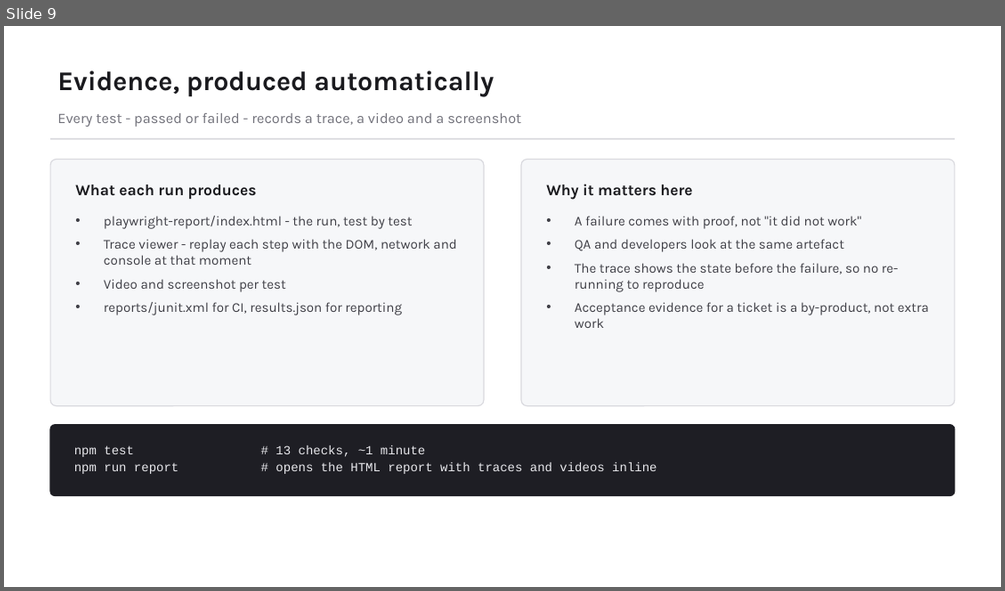
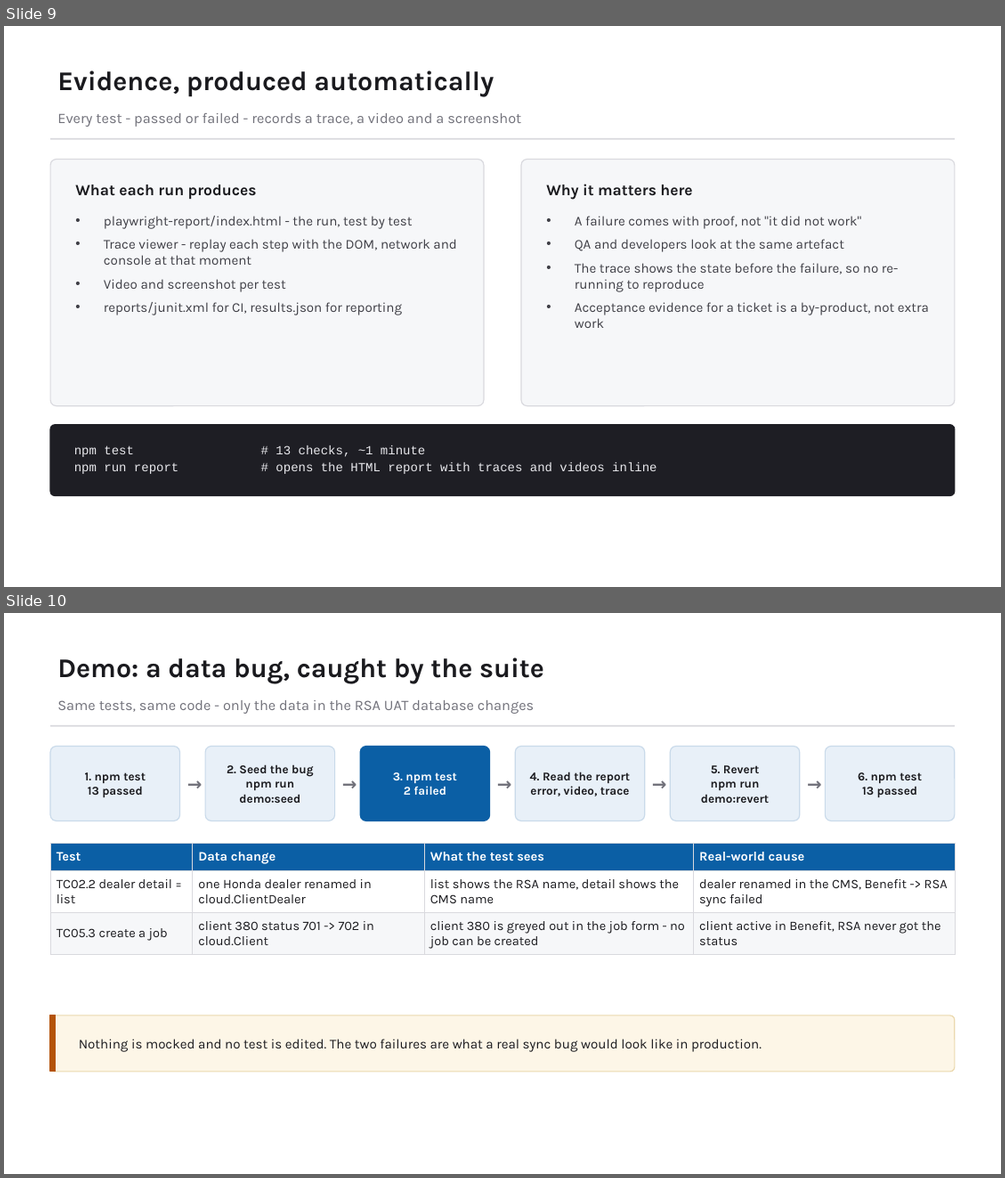
Before and after one commit to bulubuloa/AS.APAC.AI.Workshop, a slide deck: presentations/Web_Test_Automation_Playwright.pptx. Shown one above the other, each under a label of ours: slide 9 before the commit, slides 9 and 10 after it. The pictures are 1005x591 and 1005x1178 pixels, drawn with LibreOffice and Linux fonts; fonts in the diff are those of the drawing. Boxes give left, top, right and bottom in pixels: in the first picture for what was removed or moved away, otherwise in the second. Text is boxed around its words. In the diff, an @@ line names an element or a change of style, - is before the commit and + after.

Commit message:
Web demo: seed two real data bugs on UAT, red run, revert - deck slides with rehearsal output

```diff
--- a/presentations/Web_Test_Automation_Playwright.pptx
+++ b/presentations/Web_Test_Automation_Playwright.pptx
@@ slide 10 added at (4, 613, 1001, 1174), background #FFFFFF @@
@@ text added at (57, 657, 544, 684), 26 pt, text #1A1A1E, bold @@
+Demo: a data bug, caught by the suite
@@ text added at (57, 700, 534, 714), 14 pt, text #71717A @@
+Same tests, same code - only the data in the RSA UAT database changes
@@ rectangle added at (50, 725, 955, 727), fill #D9D9DE @@
@@ rounded rectangle added at (50, 747, 179, 821), fill #E8F0F8, outline #C9DAEA 1 pt @@
@@ text added at (85, 772, 146, 797), 11.5 pt, text #1A1A1E, bold @@
+1. npm test
+13 passed
@@ text added at (179, 747, 205, 821), 17 pt, text #71717A, bold @@
+→
@@ rounded rectangle added at (205, 747, 334, 821), fill #E8F0F8, outline #C9DAEA 1 pt @@
@@ text added at (226, 764, 313, 803), 11.5 pt, text #1A1A1E, bold @@
+2. Seed the bug
+npm run demo:seed
@@ text added at (334, 747, 360, 821), 17 pt, text #71717A, bold @@
+→
@@ rounded rectangle added at (360, 747, 489, 821), fill #0B5FA5, outline #0B5FA5 1 pt @@
@@ text added at (393, 772, 457, 795), 11.5 pt, text #FFFFFF, bold @@
+3. npm test
+2 failed
@@ text added at (490, 747, 516, 821), 17 pt, text #71717A, bold @@
+→
@@ rounded rectangle added at (516, 747, 645, 821), fill #E8F0F8, outline #C9DAEA 1 pt @@
@@ text added at (530, 771, 630, 796), 11.5 pt, text #1A1A1E, bold @@
+4. Read the report
+error, video, trace
@@ text added at (645, 747, 671, 821), 17 pt, text #71717A, bold @@
+→
@@ rounded rectangle added at (671, 747, 800, 821), fill #E8F0F8, outline #C9DAEA 1 pt @@
@@ text added at (701, 765, 769, 803), 11.5 pt, text #1A1A1E, bold @@
+5. Revert
+npm run demo:revert
@@ text added at (800, 747, 825, 821), 17 pt, text #71717A, bold @@
+→
@@ rounded rectangle added at (825, 747, 955, 821), fill #E8F0F8, outline #C9DAEA 1 pt @@
@@ text added at (858, 772, 922, 797), 11.5 pt, text #1A1A1E, bold @@
+6. npm test
+13 passed
@@ table added at (50, 844, 955, 952), 3 rows, 4 columns @@
+Test | Data change | What the test sees | Real-world cause
+TC02.2 dealer detail = list | one Honda dealer renamed in cloud.ClientDealer | list shows the RSA name, detail shows the CMS name | dealer renamed in the CMS, Benefit -> RSA sync failed
+TC05.3 create a job | client 380 status 701 -> 702 in cloud.Client | client 380 is greyed out in the job form - no job can be created | client active in Benefit, RSA never got the status
@@ rounded rectangle added at (50, 1015, 955, 1071), fill #FDF6E7, outline #EBD9AE 1 pt @@
@@ rectangle added at (50, 1015, 56, 1071), fill #B45309, outline #B45309 1 pt @@
@@ text added at (79, 1038, 761, 1052), 13 pt, text #1A1A1E @@
+Nothing is mocked and no test is edited. The two failures are what a real sync bug would look like in production.
```
Also in this commit, not shown: 1 other slide added, 8 other files.
